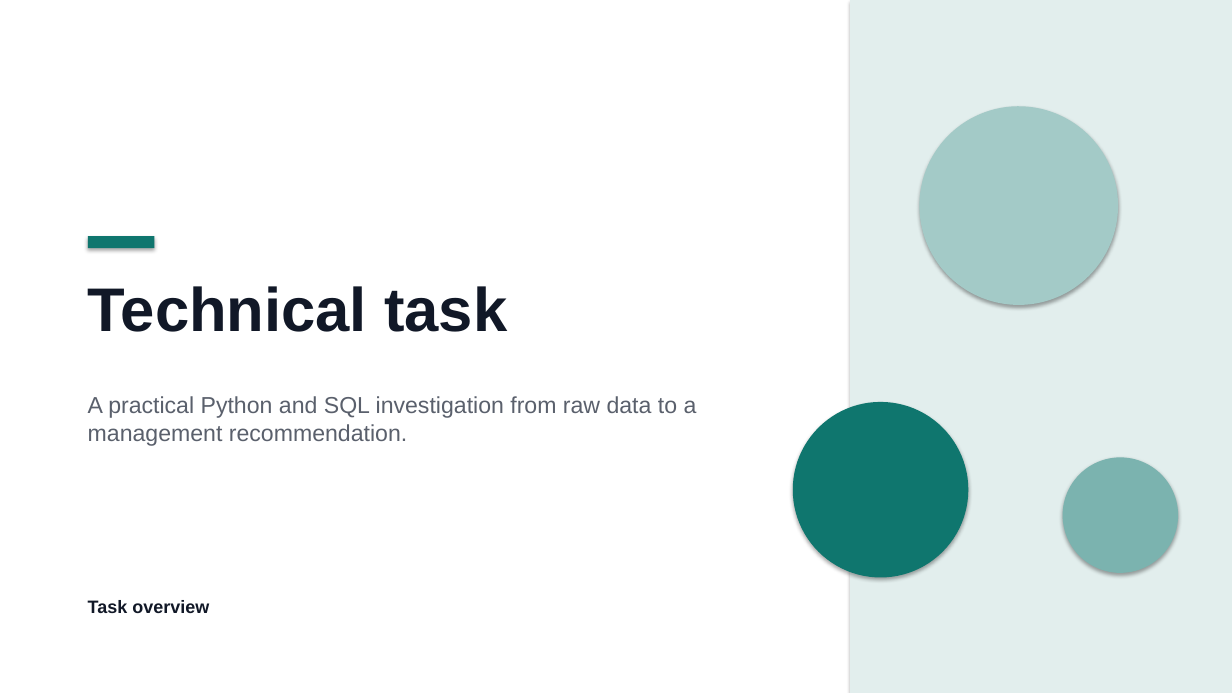
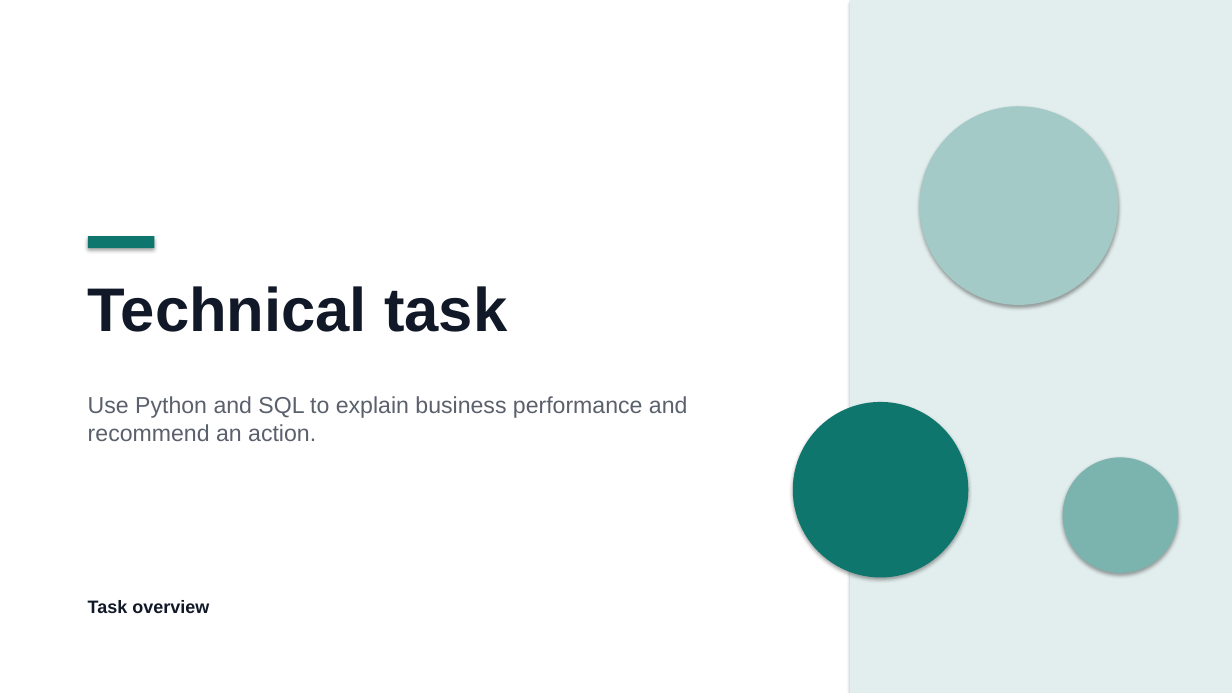
Before and after one commit to Jasonada13/ai-solutions-intern-task, a slide deck: slide 1 of docs/technical-task.pptx. Drawn at 1232x693 pixels with LibreOffice and Linux fonts; fonts in the diff are those of the drawing; background and template pictures are left out. Boxes give left, top, right and bottom in pixels: in the first picture for what was removed or moved away, otherwise in the second. Text is boxed around its words. In the diff, an @@ line names an element or a change of style, - is before the commit and + after.

Commit message:
Clarify the final technical task and management overview

```diff
--- a/docs/technical-task.pptx
+++ b/docs/technical-task.pptx
@@ text at (88,396,688,441): text changed @@
-A practical Python and SQL investigation from raw data to a management recommendation.
+Use Python and SQL to explain business performance and recommend an action.
```
Also in this commit, not shown: 5 other slides changed, 8 other files.
